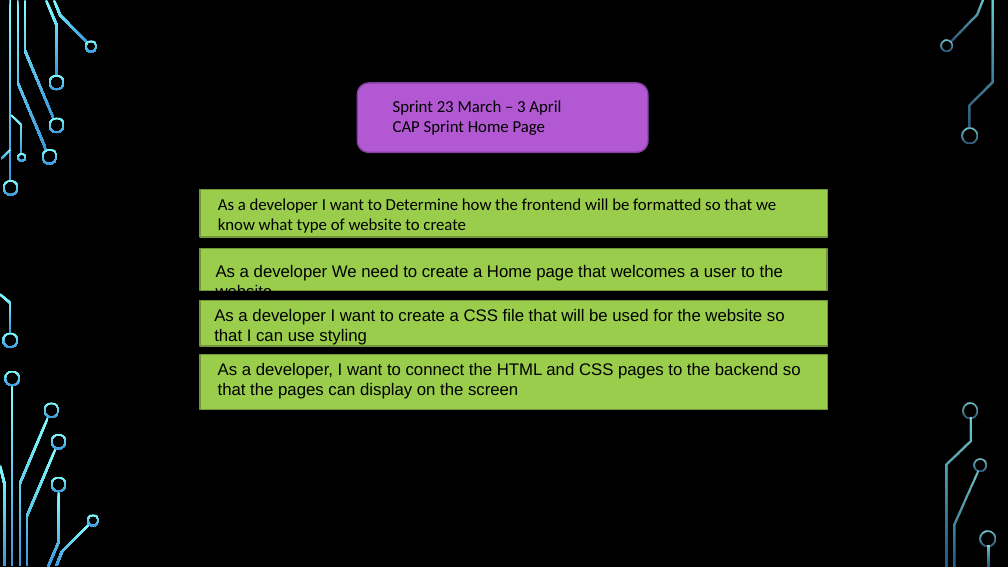
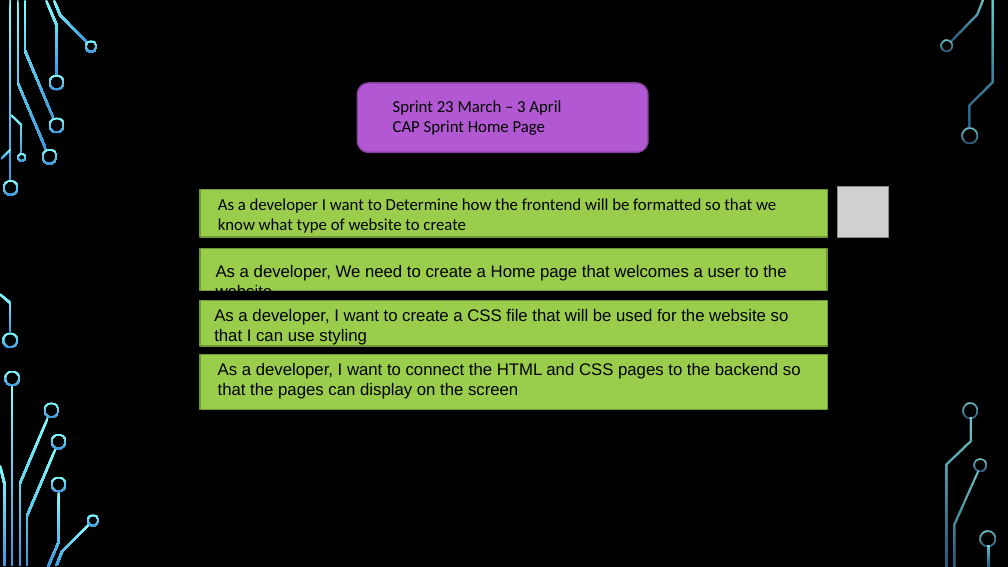
Before and after one commit to WMorris-WebDev20/afs-220, a slide deck: slide 6 of week2/William Morris Epic Story map with Sprint.pptx. Drawn at 1008x567 pixels with LibreOffice and Linux fonts; fonts in the diff are those of the drawing; grey boxes stand for pictures; background and template pictures are left out. Boxes give left, top, right and bottom in pixels: in the first picture for what was removed or moved away, otherwise in the second. Text is boxed around its words. In the diff, an @@ line names an element or a change of style, - is before the commit and + after.

```diff
--- a/week2/William Morris Epic Story map with Sprint.pptx
+++ b/week2/William Morris Epic Story map with Sprint.pptx
@@ picture added at bbox=[838, 186, 889, 237] @@
@@ text at bbox=[216, 265, 786, 281]: text changed @@
-As a developer We need to create a Home page that welcomes a user to the website
+As a developer, We need to create a Home page that welcomes a user to the website
@@ text at bbox=[214, 309, 789, 345]: text changed @@
-As a developer I want to create a CSS file that will be used for the website so that I can use styling
+As a developer, I want to create a CSS file that will be used for the website so that I can use styling
```
Also in this commit, not shown: 1 other slide changed, 1 other file.
